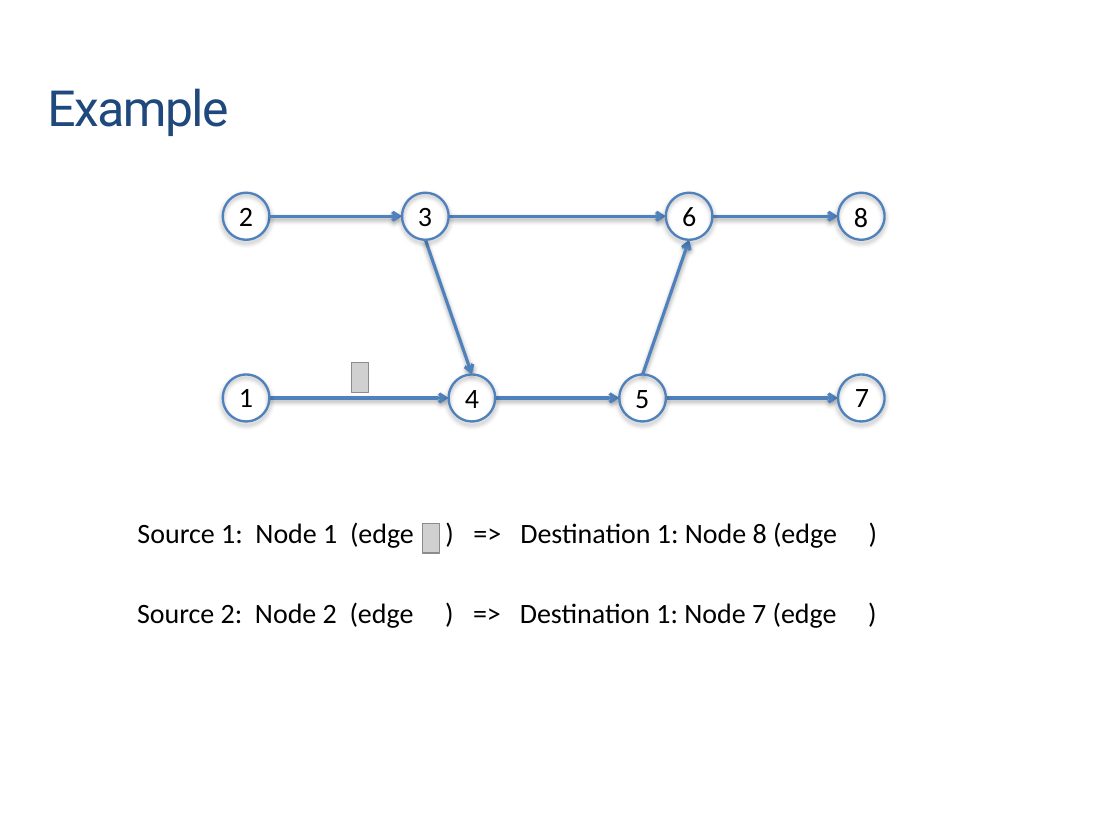
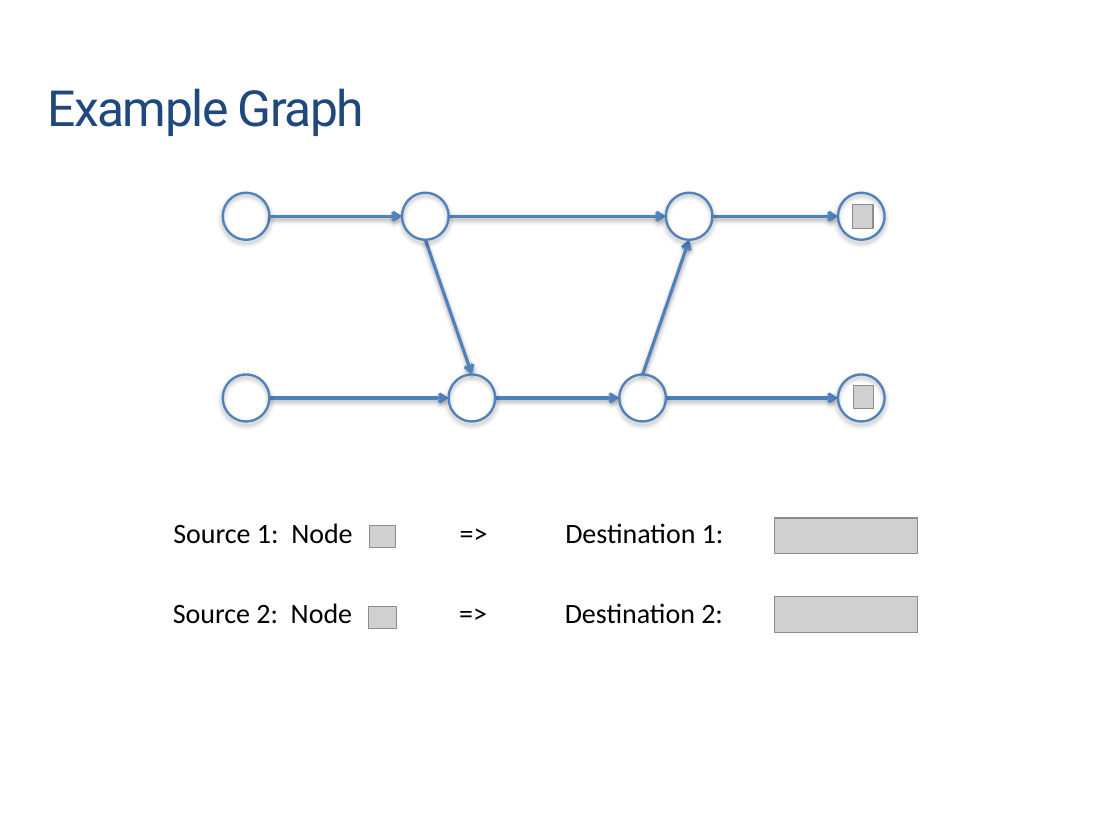
Before and after one commit to weifei/tuz, a slide deck: slide 4 of ExampleSlides.pptx (slide 1 before the commit). Drawn at 1120x840 pixels with LibreOffice and Linux fonts; fonts in the diff are those of the drawing; grey boxes stand for pictures; background and template pictures are left out. Boxes give left, top, right and bottom in pixels: in the first picture for what was removed or moved away, otherwise in the second. Text is boxed around its words. In the diff, an @@ line names an element or a change of style, - is before the commit and + after.

```diff
--- a/ExampleSlides.pptx
+++ b/ExampleSlides.pptx
@@ text at <box>47,88,364,136</box>: text changed @@
-Example
+Example Graph
@@ picture added at <box>852,205,872,228</box> @@
@@ group removed at <box>239,207,869,408</box>: 8 texts, 1 picture @@
-2
-1
-3
-4
-6
-5
-7
-8
@@ picture added at <box>853,385,874,409</box> @@
@@ text at <box>173,523,724,544</box>: text changed @@
-Source 1: Node 1 (edge ) => Destination 1: Node 8 (edge )
+Source 1: Node => Destination 1:
@@ picture added at <box>370,525,396,547</box> @@
@@ picture removed at <box>422,523,439,552</box> @@
@@ picture added at <box>774,517,917,553</box> @@
@@ picture added at <box>775,597,918,633</box> @@
@@ text at <box>173,603,723,624</box>: text changed @@
-Source 2: Node 2 (edge ) => Destination 1: Node 7 (edge )
+Source 2: Node => Destination 2:
@@ picture added at <box>368,607,396,628</box> @@
```
Also in this commit, not shown: 20 other slides changed, 7 slides added, 2 slides removed, 2 other files.
